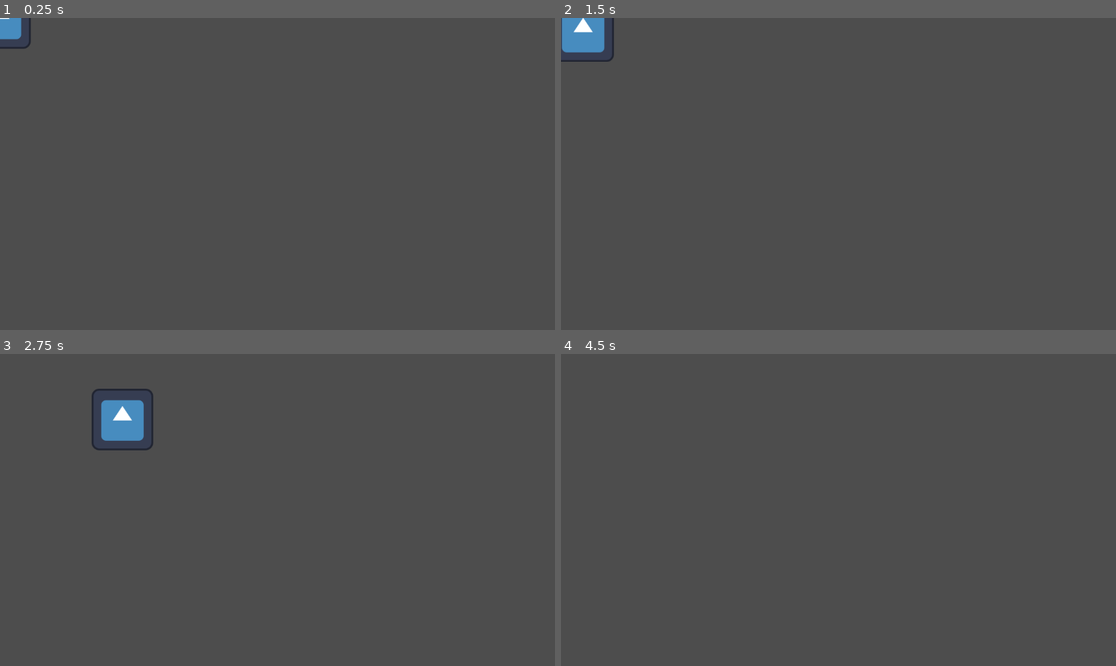
Above: before the commit, frames 1-4 (two rows, left to right).
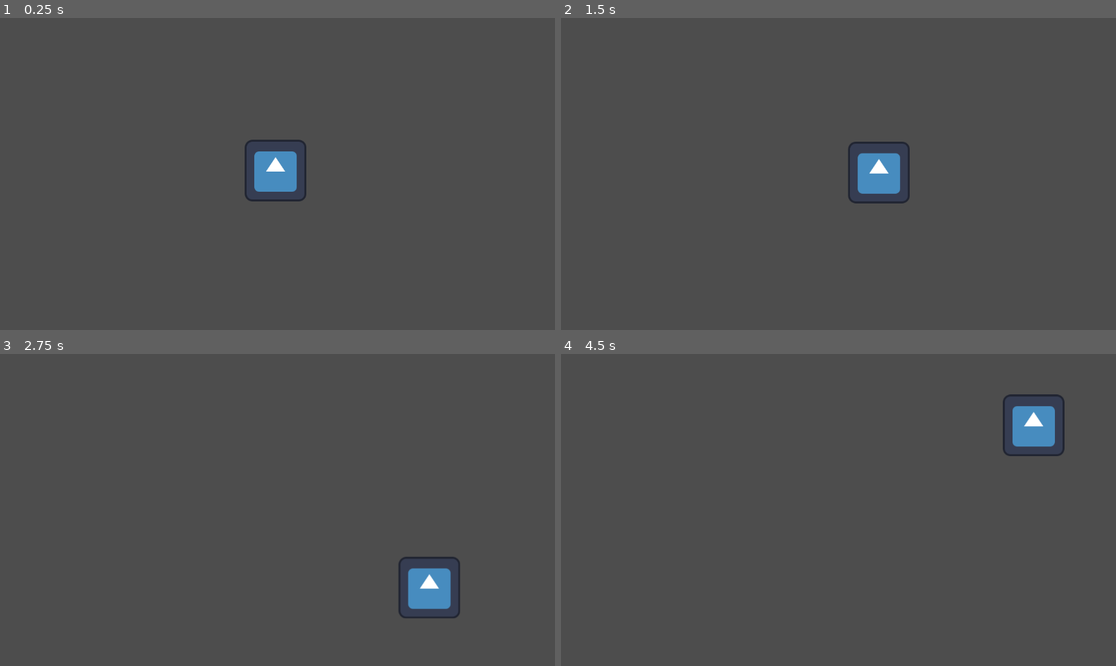
Above: after the commit, the same moments.

Repository: FinalExa/boots
Game: Godot game, scene res://Scenes/test_scene.tscn
Same seed, same stepped clock (60 frames per second), same inputs: the game is played once before the commit and once after it. The engine's default icon, where the game draws it, is replaced by a stand-in: a white triangle on a blue panel in a dark square.
Inputs:
- Up to frame 1 (0.25 s): no input
- Up to frame 2 (1.5 s): tap Enter at 0.5 s; hold D (right) 0.53-1.28 s; hold S (down) from 1.28 s (still down)
- Up to frame 3 (2.75 s): release S (down) at 2.03 s; hold D (right) from 2.03 s (still down)
- Up to frame 4 (4.5 s): release D (right) at 2.78 s; hold W (up) 2.78-3.53 s; hold A (left) from 3.53 s (still down)

The runs differ from the first frame. In frame 1, 1.6% of the frame differs, in the area x 0-56%, y 0-59%; in frame 2, 2.3%; in frame 3, 2.6%, in the area x 16-83%, y 11-85%; in frame 4, 1.3%.

Commit message:
Movement done

Diff:
--- a/Player/PlayerMovement.gd
+++ b/Player/PlayerMovement.gd
@@ -2,14 +2,16 @@
 
 @export var accelerationPerSecond = 20
 @export var decelerationPerSecond = 10
+@export var rotationSpeedPerSecond = 0.5
 var currentSpeed
 @export var maxSpeed = 2000
+var currentDirection = Vector2(0,0)
 var inputDirection
-var lastDirection
+var xValue
+var yValue
 
 func _ready():
 	currentSpeed = 0
-	lastDirection = Vector2.ZERO
 
 func get_input():
 	inputDirection = Input.get_vector("left", "right", "up", "down")
@@ -17,11 +19,46 @@
 func set_current_speed(delta):
 	if (inputDirection == Vector2.ZERO):
 		currentSpeed-=decelerationPerSecond*delta
+		if (currentSpeed == 0):
+			currentDirection = Vector2.ZERO
 	else:
 		currentSpeed+=accelerationPerSecond*delta
-		lastDirection = inputDirection
+		set_direction(delta)
 	currentSpeed = clamp(currentSpeed, 0, maxSpeed)
-	velocity = lastDirection * currentSpeed
+	velocity = currentDirection * currentSpeed
+
+func set_direction(delta):
+	if (currentDirection == Vector2.ZERO):
+		currentDirection=inputDirection
+	else:
+		calculate_rotation_direction()
+		set_new_direction(delta)
+
+func set_new_direction(delta):
+	var minXValue
+	var maxXValue
+	if (xValue == -1):
+		minXValue = inputDirection.x
+		maxXValue = 1
+	else:
+		minXValue = -1
+		maxXValue = inputDirection.x
+	currentDirection.x = clamp(currentDirection.x+(xValue*rotationSpeedPerSecond*delta), minXValue, maxXValue)
+	var minYValue
+	var maxYValue
+	if (yValue == -1):
+		minYValue = inputDirection.y
+		maxYValue = 1
+	else:
+		minYValue = -1
+		maxYValue = inputDirection.y
+	currentDirection.y = clamp(currentDirection.y+(yValue*rotationSpeedPerSecond*delta), minYValue, maxYValue)
+
+func calculate_rotation_direction():
+	if (currentDirection.x>inputDirection.x): xValue = -1
+	else: xValue = 1
+	if (currentDirection.y>inputDirection.y): yValue = -1
+	else: yValue = 1
 
 func _physics_process(delta):
 	get_input()
--- a/Scenes/test_scene.tscn
+++ b/Scenes/test_scene.tscn
@@ -5,3 +5,7 @@
 [node name="TestScene" type="Node2D"]
 
 [node name="PlayerCharacter" parent="." instance=ExtResource("1_ch2k2")]
+position = Vector2(572, 317)
+accelerationPerSecond = 200
+decelerationPerSecond = 250
+rotationSpeedPerSecond = 1.0
